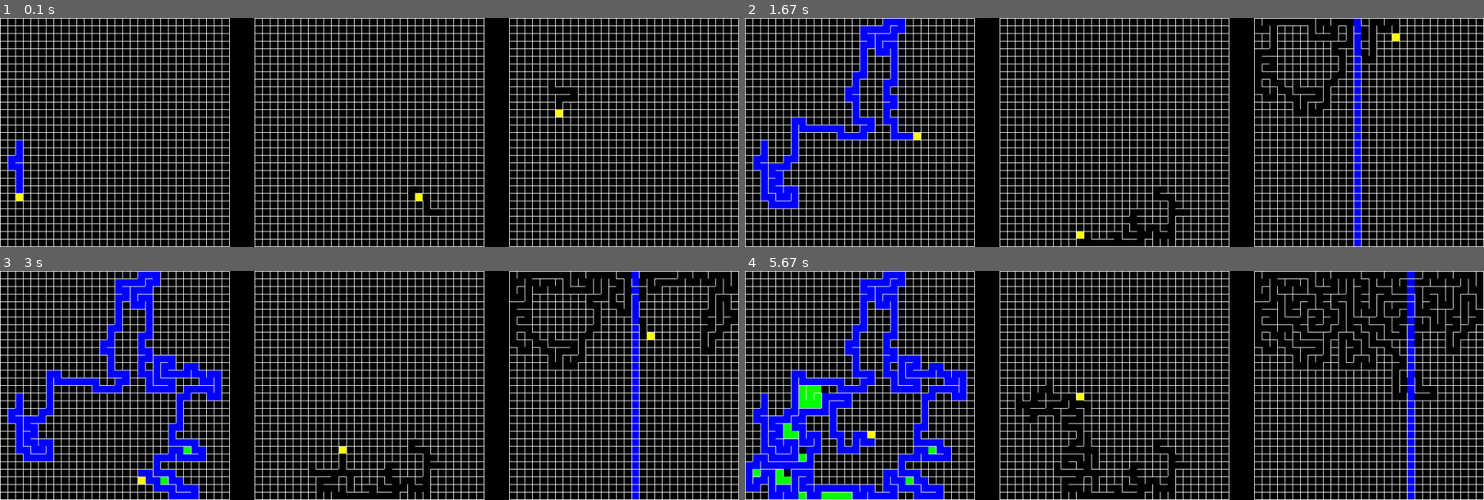
Above: before the commit, frames 1-4 (two rows, left to right).
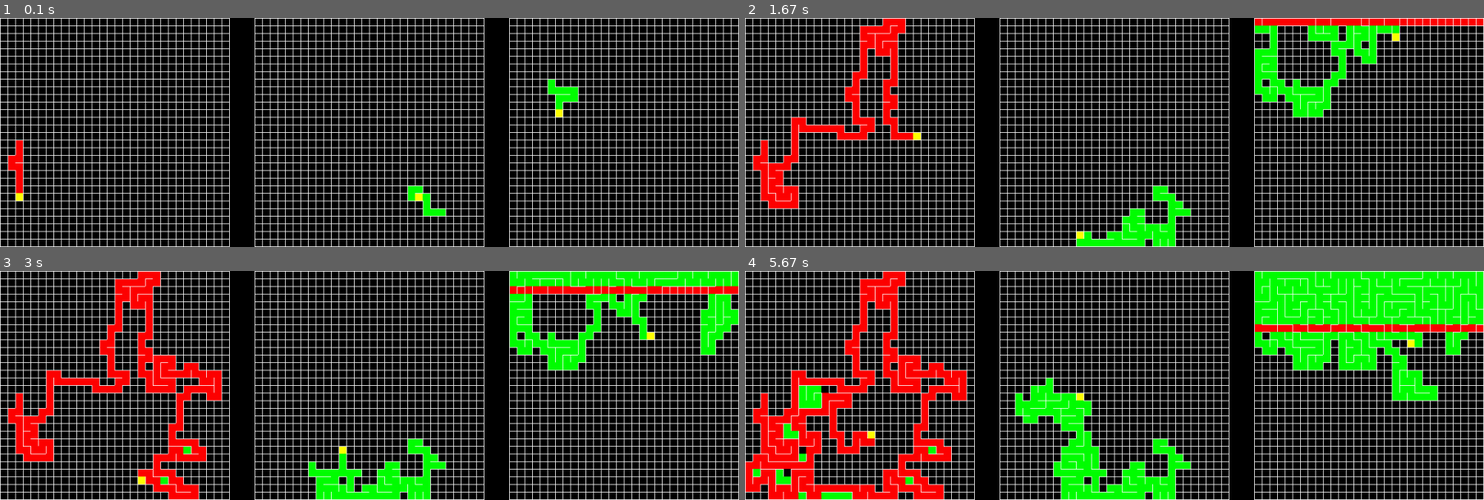
Above: after the commit, the same moments.

Repository: zedzeedev/build-a-thing
Game: pygame game, started from src/pygame_visualization.py
The game is run twice, just before and just after one commit, with the same random seed, the same clock (stepped at 60 frames per second) and the same inputs.
Inputs:
- Up to frame 1 (0.1 s): no input
- Up to frame 2 (1.67 s): no input
- Up to frame 3 (3 s): no input
- Up to frame 4 (5.67 s): no input

The runs differ from the first frame. In frame 1, 0.9% of the frame differs, in the area x 1-79%, y 26-87%; in frame 2, 10%; in frame 3, 16%; in frame 4, 26%, in the area x 0-100%, y 0-100%.

Commit message:
Kwargs for better colors and stuff

Diff:
--- a/src/aldous_broder.py
+++ b/src/aldous_broder.py
@@ -34,5 +34,5 @@
         return directions
 
 
-    def accept(self, visitor):
-        visitor.visit_aldous_broder(self)
+    def accept(self, visitor, **kwargs):
+        visitor.visit_aldous_broder(self, **kwargs)
--- a/src/hunt_and_kill.py
+++ b/src/hunt_and_kill.py
@@ -19,7 +19,7 @@
         if len(directions) == 0:
             for y in range(self.columns):
                 for x in range(self.rows):
-                    self.hunted_row = x
+                    self.hunted_row = y
                     pos = (x, y)
 
                     if pos not in self.visited_cells:
@@ -55,5 +55,5 @@
                 visited_driections.append(dir)
         return visited_driections
 
-    def accept(self, visitor):
-        visitor.visit_hunt_and_kill(self)
+    def accept(self, visitor, **kwargs):
+        visitor.visit_hunt_and_kill(self, **kwargs)
--- a/src/maze_helpers.py
+++ b/src/maze_helpers.py
@@ -30,16 +30,16 @@
 
 
 class MazeVisitor:
-    def visit_aldous_broder(self, maze):
+    def visit_aldous_broder(self, maze, **kwargs):
         pass
 
-    def visit_recursive_backtracking(self, maze):
+    def visit_recursive_backtracking(self, maze, **kwargs):
         pass
 
-    def visit_hunt_and_kill(self, maze):
+    def visit_hunt_and_kill(self, maze, **kwargs):
         pass
 
 
 class Maze:
-    def accept(self, visitor):
+    def accept(self, visitor, **kwargs):
         pass
--- a/src/pygame_visualization.py
+++ b/src/pygame_visualization.py
@@ -22,80 +22,62 @@
 
 
 class PygameGridVisitor(MazeVisitor):
-    def __init__(self, screen, cell_color, wall_color, current_cell_color, offset=(0, 0)) -> None:
+    def __init__(self, screen, cell_color, wall_color, offset=(0, 0)) -> None:
         super().__init__()
         self.screen = screen
         self.cell_color = cell_color
         self.wall_color = wall_color
-        self.current_cell_color = current_cell_color
         self.offset = offset
 
-    def visit_aldous_broder(self, maze):
+    def visit_aldous_broder(self, maze, **kwargs):
+        def cell_color_decider(pos):
+            if pos == maze.current_cell:
+                return kwargs["current_color"]
+            if pos in maze.visited_cells:
+                return kwargs["visited_color"]
+            return self.cell_color
+        self.draw_grid(maze, cell_color_decider)
+
+    def visit_hunt_and_kill(self, maze, **kwargs):
+        def cell_color_decider(pos):
+            if pos == maze.current_cell:
+                return kwargs["current_color"]
+            elif maze.hunted_row != -1 and maze.hunted_row == pos[1]:
+                return kwargs["hunted_color"]
+            elif pos in maze.visited_cells:
+                return kwargs["visited_color"]
+            return self.cell_color
+        self.draw_grid(maze, cell_color_decider)
+
+    def visit_recursive_backtracking(self, maze, **kwargs):
+        def cell_color_decider(pos):
+            if pos == maze.current_cell:
+                return kwargs["current_color"]
+            elif pos in maze.visited_cells:
+                return kwargs["visited_color"]
+            elif pos in maze.completed_cells:
+                return kwargs["completed_color"]
+            return self.cell_color
+        self.draw_grid(maze, cell_color_decider)
+
+
+    def draw_grid(self, maze, cell_color_decider):
         for y in range(maze.columns):
             for x in range(maze.rows):
                 pos = (x, y)
                 cell = maze[pos]
                 cell_pos = ((x * CELL_SIZE[0]) + self.offset[0], (y * CELL_SIZE[1]) + self.offset[1])
-                color = self.cell_color
-
-                if pos == maze.current_cell:
-                    color = self.current_cell_color
-
+                color = cell_color_decider(pos)
                 draw_cell(screen, cell, cell_pos, color, self.wall_color)
-
-    def visit_hunt_and_kill(self, maze):
-        for y in range(maze.columns):
-            for x in range(maze.rows):
-                pos = (x, y)
-                cell = maze[pos]
-                cell_pos = ((x * CELL_SIZE[0]) + self.offset[0], (y * CELL_SIZE[1]) + self.offset[1])
-                color = self.cell_color
-
-                if pos == maze.current_cell:
-                    color = self.current_cell_color
-                if maze.hunted_row != -1 and pos[0] == maze.hunted_row:
-                    color = (0, 0, 255)
-
-                draw_cell(screen, cell, cell_pos, color, self.wall_color)
-
-    def visit_recursive_backtracking(self, maze):
-        for y in range(maze.columns):
-            for x in range(maze.rows):
-                pos = (x, y)
-                cell = maze[pos]
-                cell_pos = ((x * CELL_SIZE[0]) + self.offset[0], (y * CELL_SIZE[1]) + self.offset[1])
-                color = self.cell_color
-
-                if pos == maze.current_cell:
-                    color = self.current_cell_color
-                if pos in maze.visited_cells:
-                    color = (0, 0, 255)
-                if pos in maze.completed_cells:
-                    color = (0, 255, 0)
-
-                draw_cell(screen, cell, cell_pos, color, self.wall_color)
-
-
-def draw_grid(screen, grid, cell_color, wall_color, current_cell_color, offset=(0, 0)):
-    for y in range(grid.columns):
-        for x in range(grid.rows):
-            pos = (x, y)
-            cell = grid[pos]
-            cell_pos = ((x * CELL_SIZE[0]) + offset[0], (y * CELL_SIZE[1]) + offset[1])
-            color = cell_color
-
-            if pos == grid.current_cell:
-                color = current_cell_color
-
-            draw_cell(screen, cell, cell_pos, color, wall_color)
 
 
 screen = pg.display.set_mode((1161, 361))
 running = True
 
-first_visitor = PygameGridVisitor(screen, (0, 0, 0), (255, 255, 255), (255, 255, 0))
-second_visitor = PygameGridVisitor(screen, (0, 0, 0), (255, 255, 255), (255, 255, 0), (800, 0))
-third_visitor = PygameGridVisitor(screen, (0, 0, 0), (255, 255, 255), (255, 255, 0), (400, 0))
+first_visitor = PygameGridVisitor(screen, (0, 0, 0), (255, 255, 255))
+second_visitor = PygameGridVisitor(screen, (0, 0, 0), (255, 255, 255), (800, 0))
+third_visitor = PygameGridVisitor(screen, (0, 0, 0), (255, 255, 255), (400, 0))
+
 backtracker = RecursiveBacktrackerGrid(30, 30)
 aldous = AldousBroderGrid(30, 30)
 hunt_and_kill = HuntAndKillGrid(30, 30)
@@ -108,9 +90,9 @@
         if event.type == pg.QUIT:
             running = False
 
-    backtracker.accept(first_visitor)
-    hunt_and_kill.accept(second_visitor)
-    aldous.accept(third_visitor)
+    backtracker.accept(first_visitor, current_color=(255, 255, 0), visited_color=(255, 0, 0), completed_color=(0, 255, 0))
+    hunt_and_kill.accept(second_visitor, current_color=(255, 255, 0), visited_color=(0, 255, 0), hunted_color=(255, 0, 0))
+    aldous.accept(third_visitor, current_color=(255, 255, 0), visited_color=(0, 255, 0))
     backtracker.step()
     hunt_and_kill.step()
     aldous.step()
--- a/src/recursive_backtracking.py
+++ b/src/recursive_backtracking.py
@@ -43,5 +43,5 @@
         return unvisited_directions
 
 
-    def accept(self, visitor):
-        visitor.visit_recursive_backtracking(self)
+    def accept(self, visitor, **kwargs):
+        visitor.visit_recursive_backtracking(self, **kwargs)
